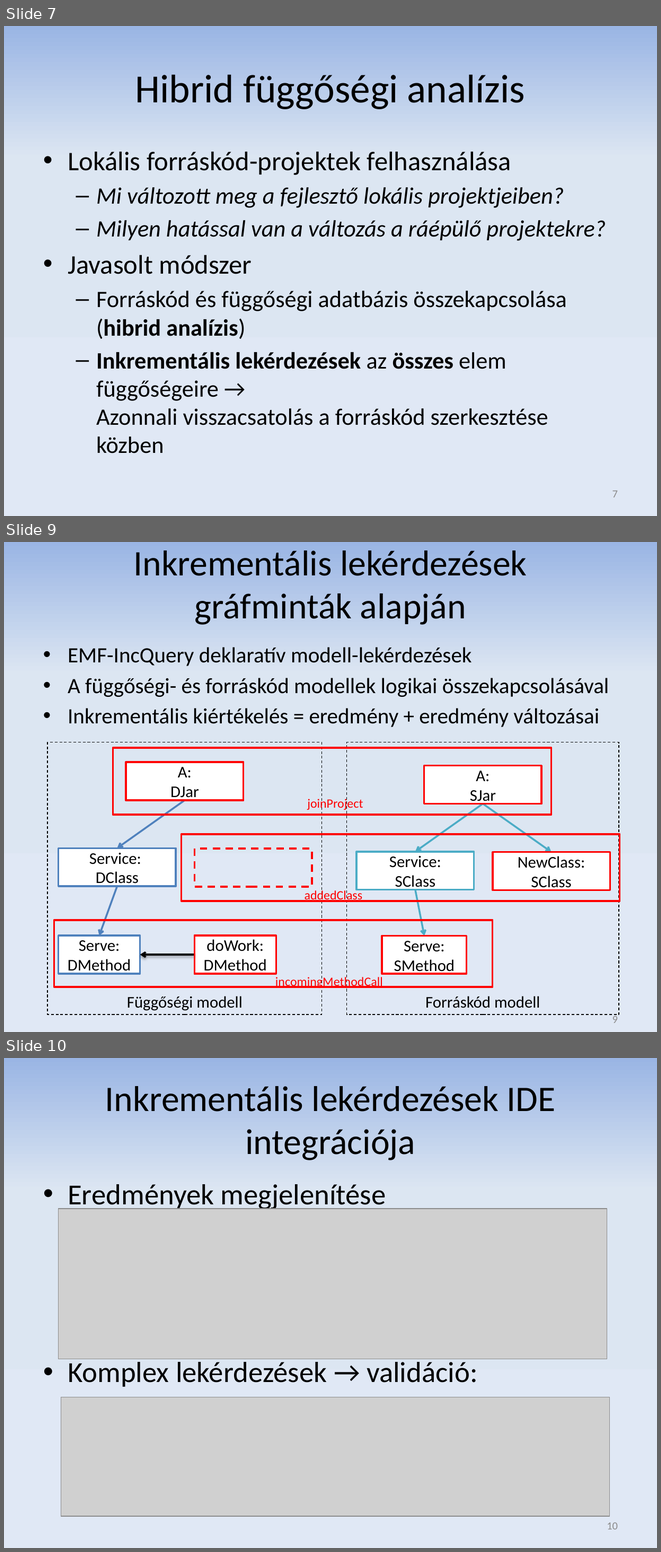
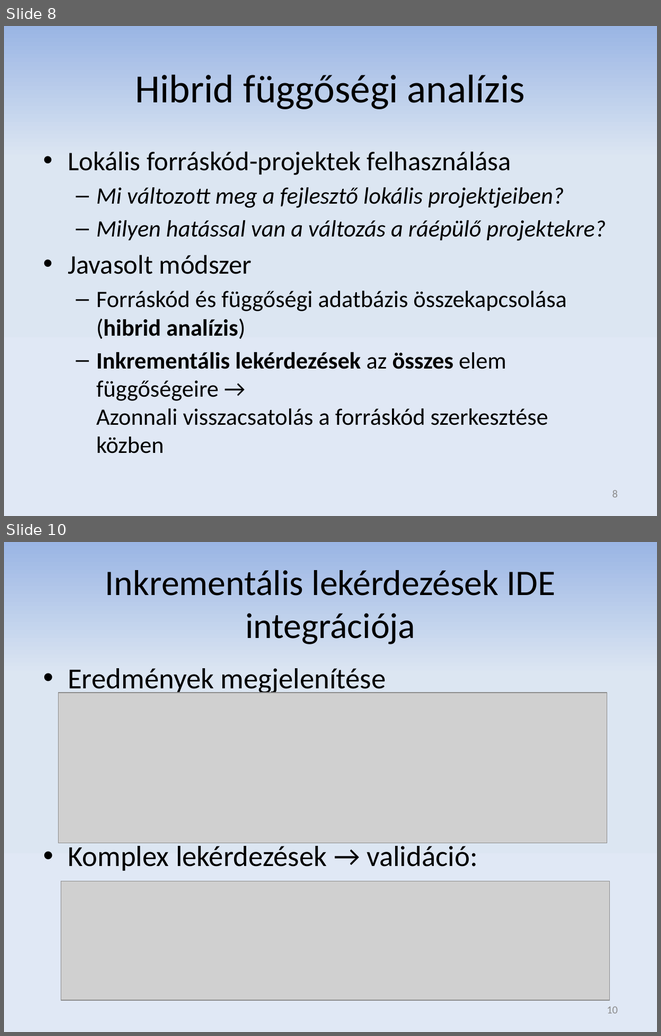
Before and after one commit to donat/incquery-deps, a slide deck: incquery-deps-thesis/presentation/zv_csikos_donat.pptx. Shown one above the other, each under a label of ours: slides 7, 9 and 10 before the commit, slides 8 and 10 after it; the slides between them are not shown. The pictures are 661x1552 and 661x1036 pixels, drawn with LibreOffice and Linux fonts; fonts in the diff are those of the drawing; grey boxes stand for pictures. Boxes give left, top, right and bottom in pixels: in the first picture for what was removed or moved away, otherwise in the second. Text is boxed around its words. In the diff, an @@ line names an element or a change of style, - is before the commit and + after.

```diff
--- a/incquery-deps-thesis/presentation/zv_csikos_donat.pptx
+++ b/incquery-deps-thesis/presentation/zv_csikos_donat.pptx
@@ slide 9 removed at (x1=4, y1=542, x2=657, y2=1032), background gradient #9AB5E4 to #DCE6F2 to #E1E8F5 @@
@@ title removed at (x1=134, y1=550, x2=527, y2=625) @@
-Inkrementális lekérdezések
-gráfminták alapján
@@ text removed at (x1=68, y1=647, x2=609, y2=727) @@
-• EMF-IncQuery deklaratív modell-lekérdezések
-• A függőségi- és forráskód modellek logikai összekapcsolásával
-• Inkrementális kiértékelés = eredmény + eredmény változásai
@@ rectangle removed at (x1=48, y1=742, x2=322, y2=1015) @@
@@ rectangle removed at (x1=347, y1=742, x2=619, y2=1015) @@
@@ rectangle removed at (x1=126, y1=762, x2=244, y2=800) @@
-A:
-DJar
@@ rectangle removed at (x1=424, y1=765, x2=541, y2=803) @@
-A:
-SJar
@@ arrow removed from (185, 800) to (117, 848) @@
@@ group removed at (x1=113, y1=748, x2=551, y2=814): 3 rectangles, 1 text @@
-joinProject
@@ arrow removed from (483, 804) to (415, 852) @@
@@ arrow removed from (483, 804) to (551, 852) @@
@@ rectangle removed at (x1=58, y1=848, x2=176, y2=886) @@
-Service:
-DClass
@@ rectangle removed at (x1=356, y1=852, x2=474, y2=889) @@
-Service:
-SClass
@@ rectangle removed at (x1=493, y1=852, x2=610, y2=889) @@
-NewClass:
-SClass
@@ arrow removed from (117, 886) to (99, 935) @@
@@ group removed at (x1=182, y1=834, x2=620, y2=903): 3 rectangles, 1 text @@
-addedClass
@@ arrow removed from (415, 889) to (424, 936) @@
@@ rectangle removed at (x1=58, y1=935, x2=140, y2=973) @@
-Serve: DMethod
@@ rectangle removed at (x1=195, y1=935, x2=276, y2=973) @@
-doWork: DMethod
@@ rectangle removed at (x1=382, y1=936, x2=466, y2=973) @@
-Serve:
-SMethod
@@ arrow removed from (195, 955) to (140, 955) @@
@@ group removed at (x1=54, y1=920, x2=493, y2=989): 3 rectangles, 1 text @@
-incomingMethodCall
@@ text removed at (x1=127, y1=996, x2=242, y2=1011) @@
-Függőségi modell
@@ text removed at (x1=425, y1=996, x2=540, y2=1008) @@
-Forráskód modell
@@ page number removed at (x1=612, y1=1014, x2=618, y2=1023) @@
-9
@@ what was slide 7 is now slide 8 @@
@@ page number at (x1=612, y1=490, x2=618, y2=497): text changed @@
-7
+8
```
Also in this commit, not shown: 1 slide added, 1 other slide removed.
